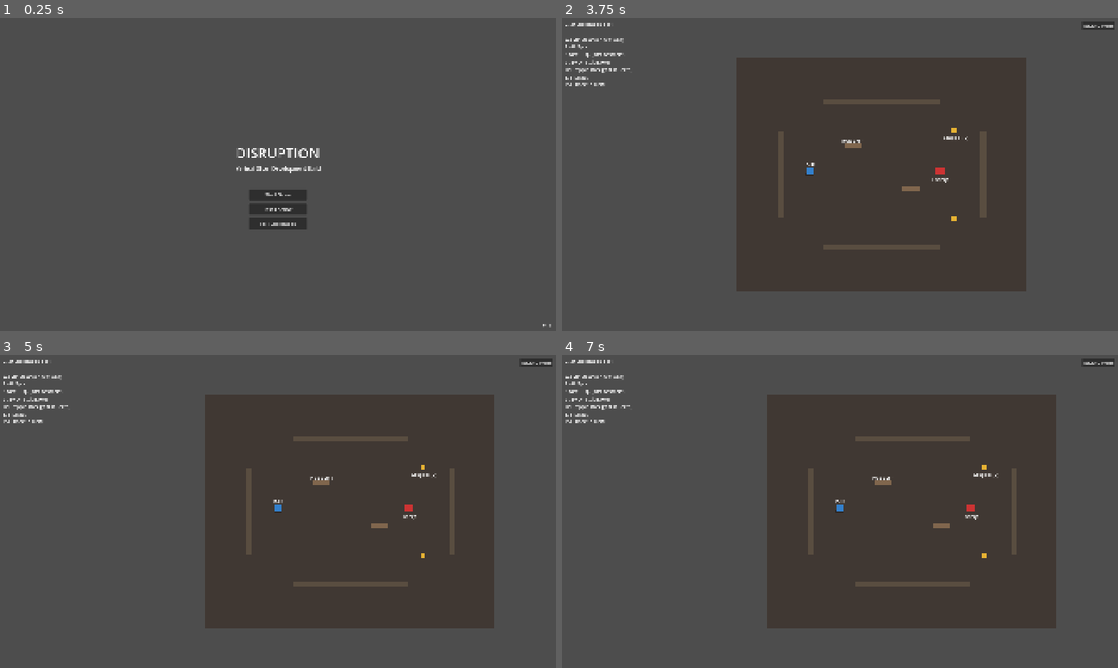
Above: before the commit, frames 1-4 (two rows, left to right).
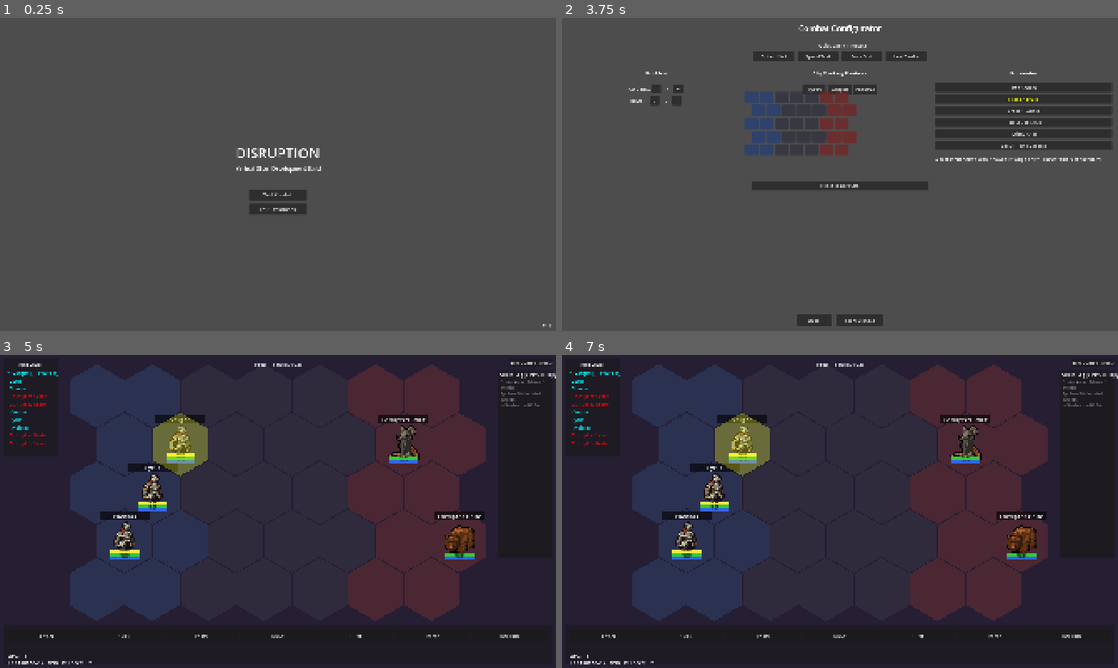
Above: after the commit, the same moments.

Repository: adbarc92/Disruption
Game: Godot game, scene res://scenes/main.tscn
The game is run twice, just before and just after one commit, with the same random seed, the same clock (stepped at 60 frames per second) and the same inputs.
Inputs (mouse positions are in pixels of both pictures, inside the frame that each line leads up to):
- Up to frame 1 (0.25 s): no input
- Up to frame 2 (3.75 s): click "Test Combat" at 0.5 s; click "Back" at 1.25 s; click "Test Exploration" at 2 s; click "Back to Menu" at 2.75 s; click (840, 193) at 3.5 s, where only the run before the commit has a clickable "Start Game"
- Up to frame 3 (5 s): click (300, 658) at 4.25 s, where only the run after the commit has a clickable "Start Combat"
- Up to frame 4 (7 s): click "Back to Menu" (after the commit: "End Combat (Test)") at 5 s; click (840, 530) at 5.75 s, where only the run before the commit has a clickable "Start Game"; click (862, 658) at 6.5 s, where only the run after the commit has a clickable "Start Combat"

The runs differ from the first frame. In frame 1, 0.5% of the frame differs, in the area x 44-56%, y 55-68%; in frame 2, 37%; in frame 3, 70%; in frame 4, 70%, in the area x 0-100%, y 0-100%.

Commit message:
Remove Start Game button, add dialogue system design spec
Remove the placeholder Start Game button from the main menu since it
duplicated Test Exploration. Add the design spec for the prototype
dialogue system covering data format, logic layer, and presentation.

Diff:
--- a/godot/scenes/main.tscn
+++ b/godot/scenes/main.tscn
@@ -40,7 +40,7 @@
 horizontal_alignment = 1
 vertical_alignment = 1
 
-[node name="StartButton" type="Button" parent="CanvasLayer" unique_id=351833395]
+[node name="TestCombatButton" type="Button" parent="CanvasLayer" unique_id=1811049488]
 anchors_preset = 8
 anchor_left = 0.5
 anchor_top = 0.5
@@ -52,9 +52,9 @@
 offset_bottom = 90.0
 grow_horizontal = 2
 grow_vertical = 2
-text = "Start Game"
+text = "Test Combat"
 
-[node name="TestCombatButton" type="Button" parent="CanvasLayer" unique_id=1811049488]
+[node name="TestExplorationButton" type="Button" parent="CanvasLayer" unique_id=127844358]
 anchors_preset = 8
 anchor_left = 0.5
 anchor_top = 0.5
@@ -64,20 +64,6 @@
 offset_top = 100.0
 offset_right = 100.0
 offset_bottom = 140.0
-grow_horizontal = 2
-grow_vertical = 2
-text = "Test Combat"
-
-[node name="TestExplorationButton" type="Button" parent="CanvasLayer" unique_id=127844358]
-anchors_preset = 8
-anchor_left = 0.5
-anchor_top = 0.5
-anchor_right = 0.5
-anchor_bottom = 0.5
-offset_left = -100.0
-offset_top = 150.0
-offset_right = 100.0
-offset_bottom = 190.0
 grow_horizontal = 2
 grow_vertical = 2
 text = "Test Exploration"
--- a/godot/scripts/main.gd
+++ b/godot/scripts/main.gd
@@ -6,15 +6,8 @@
 	GameManager.change_state(GameManager.GameState.MAIN_MENU)
 
 	# Connect button signals
-	$CanvasLayer/StartButton.pressed.connect(_on_start_pressed)
 	$CanvasLayer/TestCombatButton.pressed.connect(_on_test_combat_pressed)
 	$CanvasLayer/TestExplorationButton.pressed.connect(_on_test_exploration_pressed)
-
-
-func _on_start_pressed() -> void:
-	print("Starting game - Opening sequence")
-	# TODO: Start with cutscene/opening sequence
-	GameManager.transition_to_scene("res://scenes/exploration/test_exploration.tscn")
 
 
 func _on_test_combat_pressed() -> void:
Not shown, changed: .gitignore
Not shown, added: docs/superpowers/specs/2026-03-23-dialogue-system-design.md
